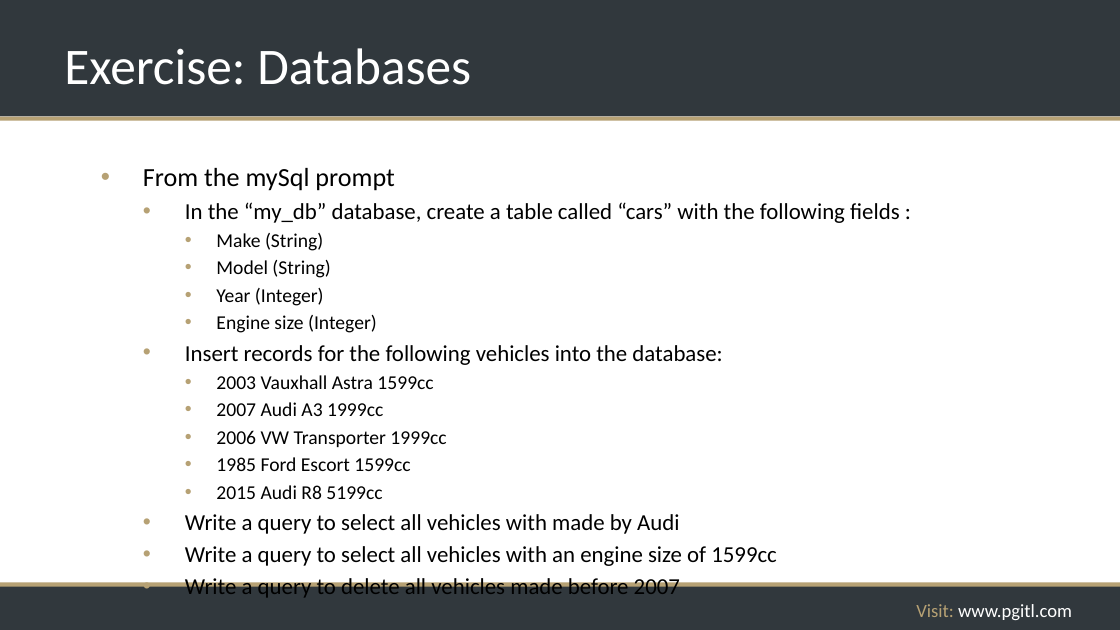
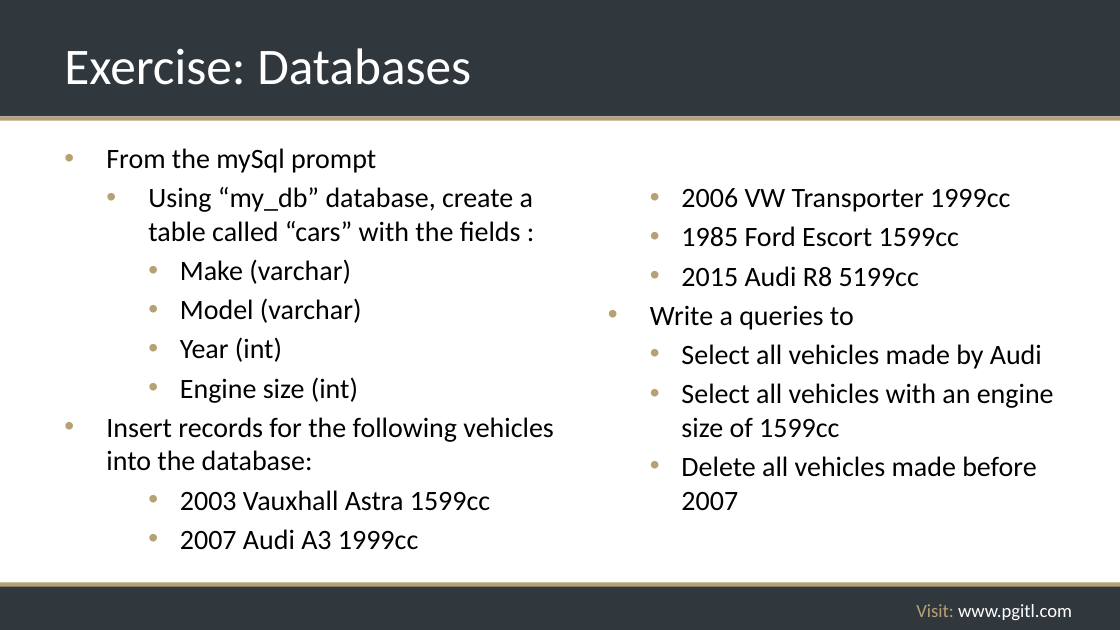
Before and after one commit to rikkouri/project-a, a slide deck: slide 199 of Programming Foundations.pptx. Drawn at 1120x630 pixels with LibreOffice and Linux fonts; fonts in the diff are those of the drawing; background and template pictures are left out. Boxes give left, top, right and bottom in pixels: in the first picture for what was removed or moved away, otherwise in the second. Text is boxed around its words. In the diff, an @@ line names an element or a change of style, - is before the commit and + after.

```diff
--- a/Programming Foundations.pptx
+++ b/Programming Foundations.pptx
@@ text "From the mySql prompt": place and size @@
-text "From the mySql prompt" at [143,168,900,598]
+text "From the mySql prompt" at [106,148,1054,550]
@@ text "From the mySql prompt" at [106,148,1054,550]: columns 1 to 2 @@
@@ text at [106,148,1010,550]: size 22.4 to 24 pt in "From the mySql prompt"; size 19.6 to 24 pt in "Insert records for the following vehicles into ..."; size 16.8 to 24 pt in "2003 Vauxhall Astra 1599cc", "2007 Audi A3 1999cc", "2006 VW Transporter 1999cc", "1985 Ford Escort 1599cc" and 1 more places; list level 2 to 1 in "Insert records for the following ..."; more space between paragraphs @@
@@ text at [148,187,533,403]: text changed; size 19.6 to 24 pt @@
-  • In the “my_db” database, create a table called “cars” with the following fields :
-    • Make (String)
-    • Model (String)
-    • Year (Integer)
-    • Engine size (Integer)
+  • Using “my_db” database, create a table called “cars” with the fields :
+    • Make (varchar)
+    • Model (varchar)
+    • Year (int)
+    • Engine size (int)
@@ text at [650,305,1054,511]: text changed; size 19.6 to 24 pt @@
-  • Write a query to select all vehicles with made by Audi
-  • Write a query to select all vehicles with an engine size of 1599cc
-  • Write a query to delete all vehicles made before 2007
+  • Write a queries to
+    • Select all vehicles made by Audi
+    • Select all vehicles with an engine size of 1599cc
+    • Delete all vehicles made before 2007
```
Also in this commit, not shown: 147 other slides changed, 1 other file.
